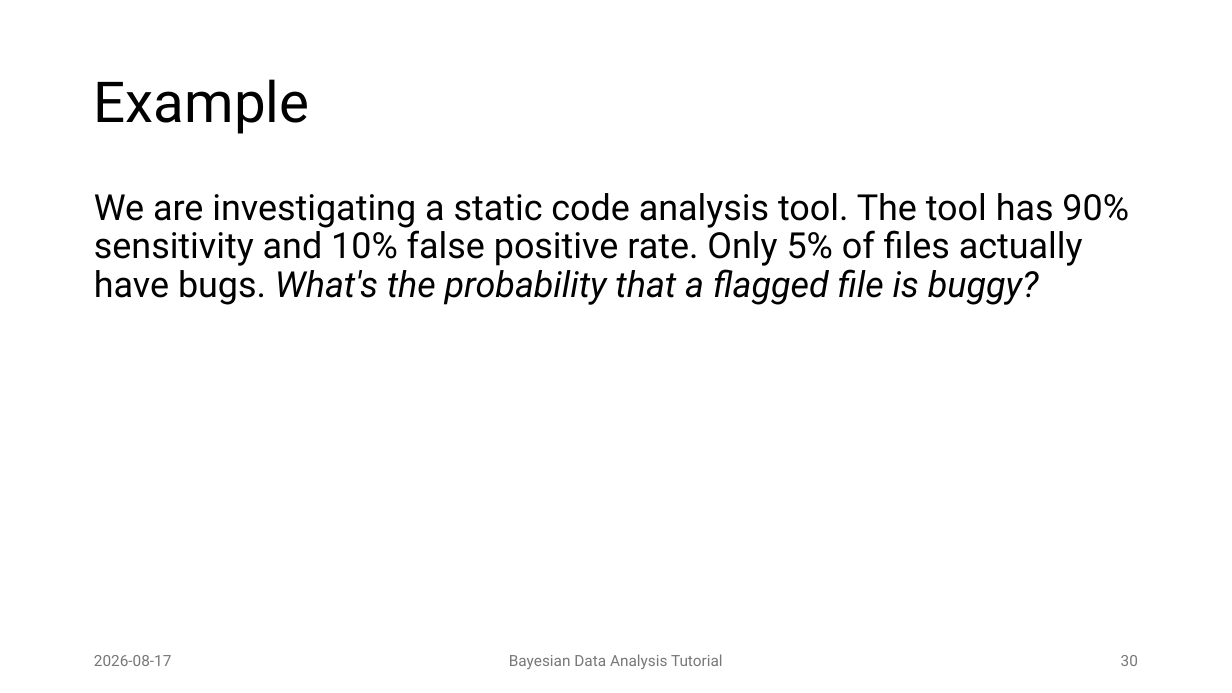
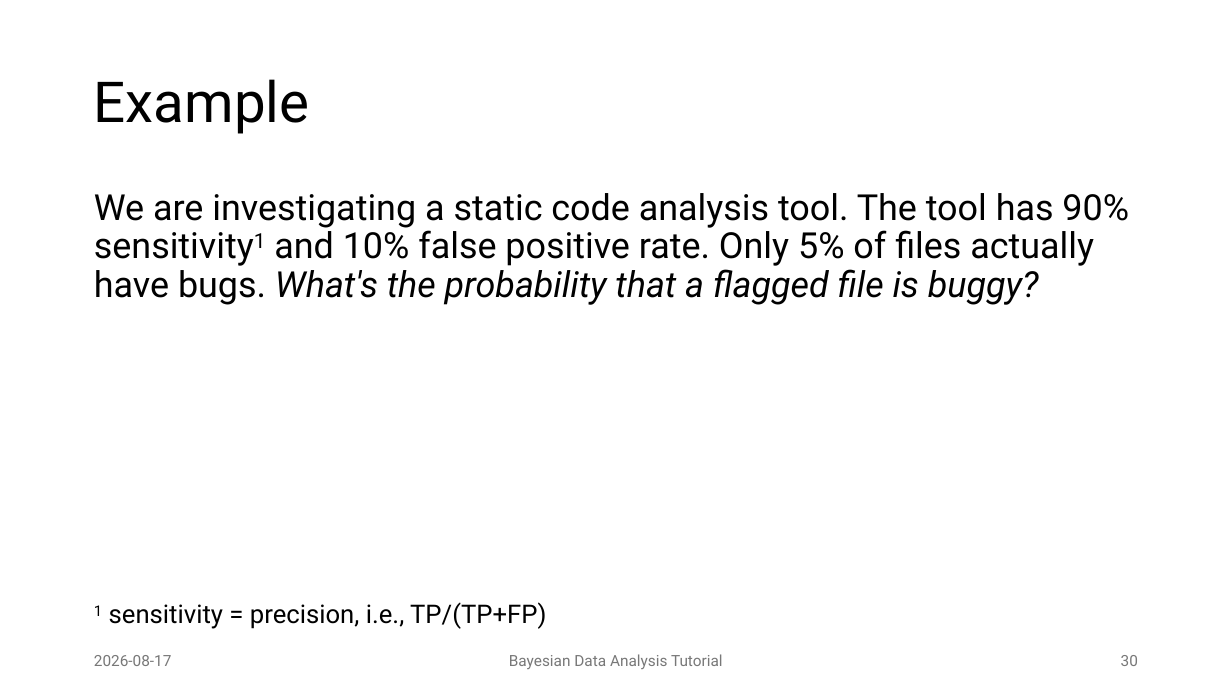
Before and after one commit to JulianFrattini/bda-intro, a slide deck: slide 30 of slides/presentations/2026-08-17-tutorial-reconf.pptx. Drawn at 1232x693 pixels with LibreOffice and Linux fonts; fonts in the diff are those of the drawing; background and template pictures are left out. Boxes give left, top, right and bottom in pixels: in the first picture for what was removed or moved away, otherwise in the second. Text is boxed around its words. In the diff, an @@ line names an element or a change of style, - is before the commit and + after.

```diff
--- a/slides/presentations/2026-08-17-tutorial-reconf.pptx
+++ b/slides/presentations/2026-08-17-tutorial-reconf.pptx
@@ text at box(94, 193, 1129, 305): text changed @@
-We are investigating a static code analysis tool. The tool has 90% sensitivity and 10% false positive rate. Only 5% of files actually have bugs. What's the probability that a flagged file is buggy?
+We are investigating a static code analysis tool. The tool has 90% sensitivity1 and 10% false positive rate. Only 5% of files actually have bugs. What's the probability that a flagged file is buggy?
@@ text added at box(94, 602, 546, 629), 20 pt, text #000000 @@
+1 sensitivity = precision, i.e., TP/(TP+FP)
```
Also in this commit, not shown: 13 other slides changed, 9 slides added.
